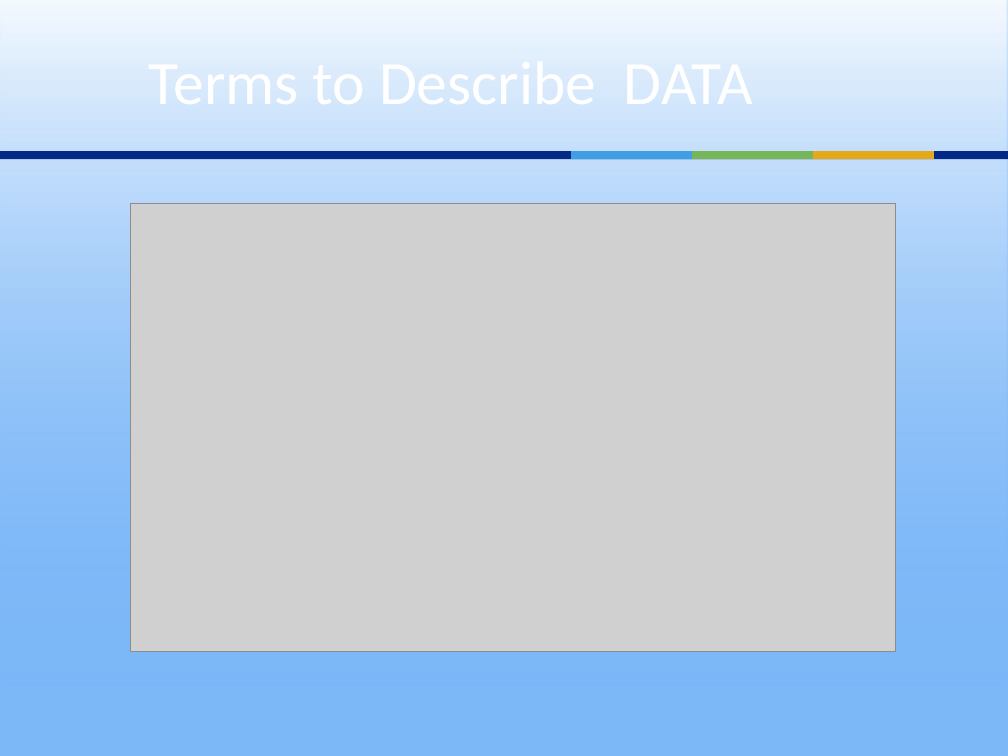
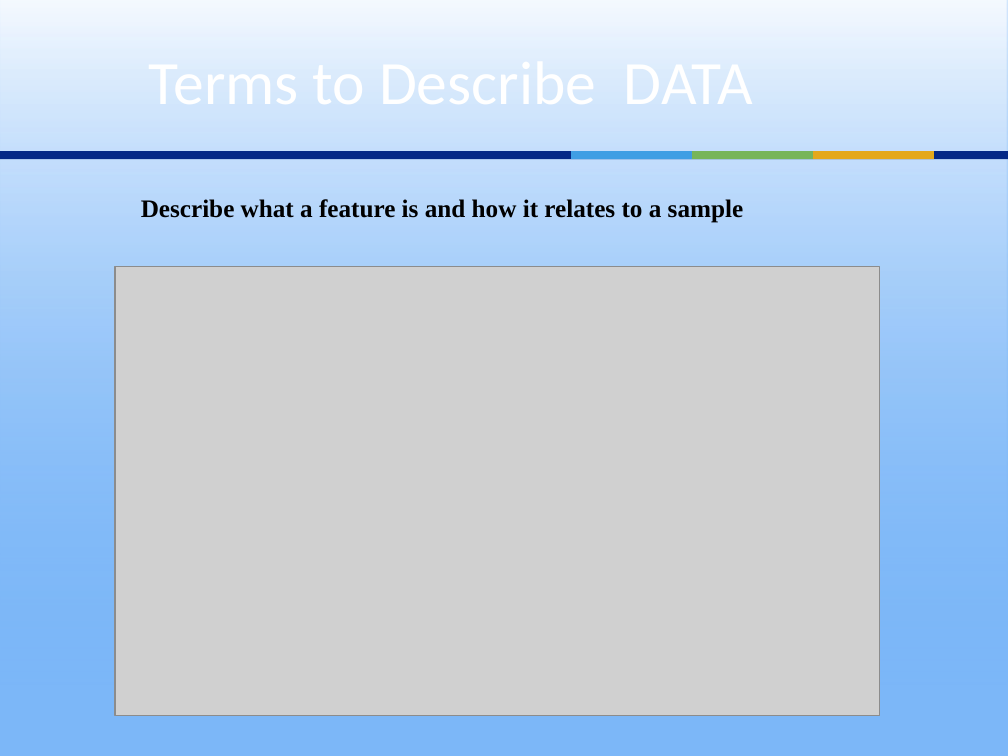
Before and after one commit to ouzarf/seminars, a slide deck: slide 5 of uminho19-ML.pptx (slide 6 before the commit). Drawn at 1008x756 pixels with LibreOffice and Linux fonts; fonts in the diff are those of the drawing; grey boxes stand for pictures. Boxes give left, top, right and bottom in pixels: in the first picture for what was removed or moved away, otherwise in the second. Text is boxed around its words. In the diff, an @@ line names an element or a change of style, - is before the commit and + after.

```diff
--- a/uminho19-ML.pptx
+++ b/uminho19-ML.pptx
@@ text added at bbox=[141, 199, 744, 223], 18 pt, text #000000, bold @@
+Describe what a feature is and how it relates to a sample
@@ picture: place and size @@
-picture at bbox=[131, 204, 895, 652]
+picture at bbox=[115, 267, 879, 716]
```
Also in this commit, not shown: 11 other slides changed, 1 slide added, 4 slides removed, 5 other files.
